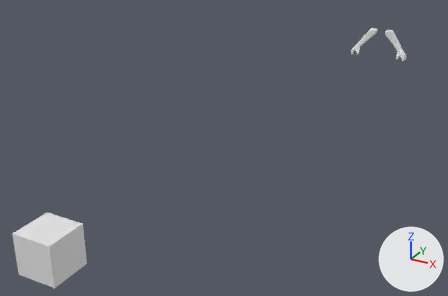
The FBX model Assets/Assets/Animations/AirshipRig.fbx: old version first, new version second.
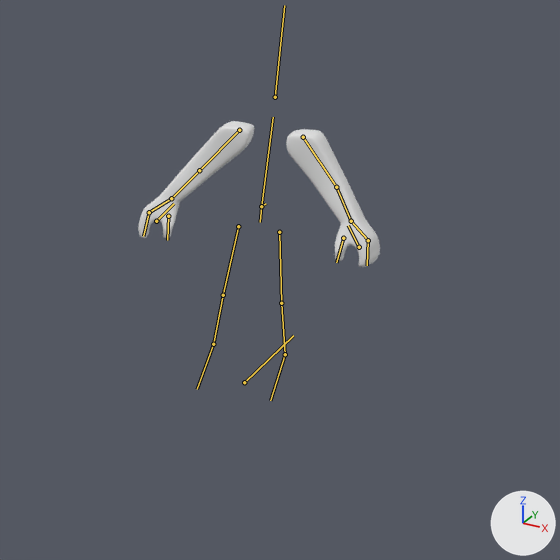
Old and new are each drawn whole from a 50 mm lens placed at (3.41, -13.19, 4.33), pointed at (-0.72, -5.68, 0.58) and again close up on the part from 71% to 100% of the width and 0% to 44% of the height. Lighting does not change. The marker at lower right points along +X, +Y and +Z. Both versions are drawn at frame 1 of the action 'VM_Idle'; the numbers are the values there. The bones that bend it are drawn over the model as lines in the close-ups.

In view in the first close-up: 'Arms_ViewModel'.
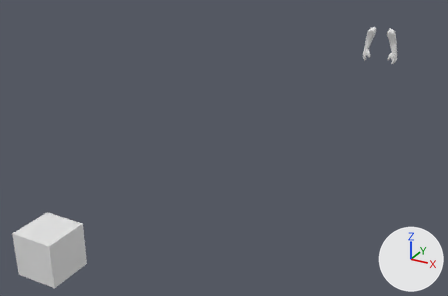
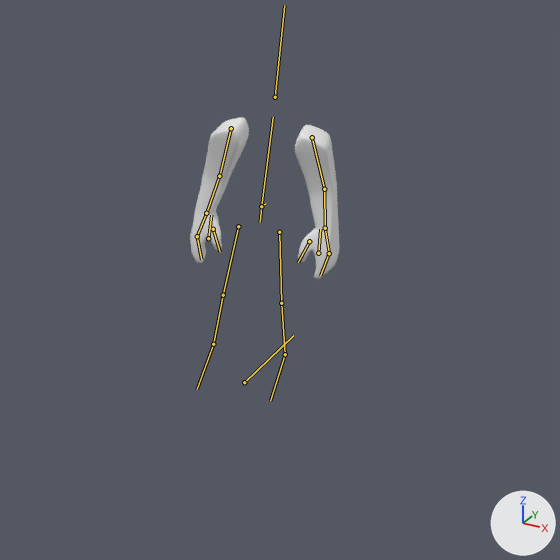
The change in detail:
Bone 'upper_arm.L' (bone_upper_arm_l) moves from (0.0, 0.0, 0.0) to (-0.036, 0.026, -0.001).
Bone 'upper_arm.L' (bone_upper_arm_l) turns from (0, 0, 0) to (-16, -4, -25) degrees about its own x, y and z.
Bone 'forearm.L' (bone_forearm_l) turns from (0, 0, 0) to (7, 5, -3) degrees about its own x, y and z.
Bone 'hand.L' (bone_hand_l) turns from (0, 0, 0) to (0, 5, -10) degrees about its own x, y and z.
Bone 'fingers.L' (bone_fingers_l) turns from (0, 0, 0) to (0, -3, 15) degrees about its own x, y and z.
Bone 'thumb.L' (bone_thumb_l) turns from (0, 0, 0) to (-19, 1, 6) degrees about its own x, y and z.
Bone 'upper_arm.R' (bone_upper_arm_r) moves from (0.0, 0.0, 0.0) to (0.036, 0.026, -0.001).
Bone 'upper_arm.R' (bone_upper_arm_r) turns from (0, 0, 0) to (-16, 4, 25) degrees about its own x, y and z.
Bone 'forearm.R' (bone_forearm_r) turns from (0, 0, 0) to (7, -5, 3) degrees about its own x, y and z.
Bone 'hand.R' (bone_hand_r) turns from (0, 0, 0) to (0, -5, 10) degrees about its own x, y and z.
Bone 'fingers.R' (bone_fingers_r) turns from (0, 0, 0) to (0, 3, -15) degrees about its own x, y and z.
Bone 'thumb.R' (bone_thumb_r) turns from (0, 0, 0) to (-19, -1, -6) degrees about its own x, y and z.

Location of each change, (x1, y1, x2, y2) in pixels of the close-ups (560 x 560 px):
'Arms_ViewModel', posed (38% narrower, 11% taller)
    before: (138, 121, 380, 267)
    after: (190, 117, 339, 279)
bone 'upper_arm.L', root to tip
    before: (303, 137) to (336, 187)
    after: (312, 137) to (324, 189)
bone 'forearm.L', root to tip
    before: (336, 187) to (351, 221)
    after: (324, 189) to (325, 228)
bone 'hand.L', root to tip
    before: (351, 221) to (367, 239)
    after: (325, 228) to (329, 252)
bone 'fingers.L', root to tip
    before: (368, 240) to (367, 265)
    after: (329, 253) to (320, 275)
bone 'thumb.L', root to tip
    before: (343, 238) to (336, 262)
    after: (309, 241) to (298, 262)
bone 'upper_arm.R', root to tip
    before: (239, 130) to (199, 170)
    after: (231, 128) to (219, 176)
bone 'forearm.R', root to tip
    before: (199, 170) to (171, 198)
    after: (219, 176) to (206, 213)
bone 'hand.R', root to tip
    before: (171, 198) to (150, 211)
    after: (206, 213) to (197, 235)
bone 'fingers.R', root to tip
    before: (149, 212) to (143, 236)
    after: (197, 236) to (201, 259)
bone 'thumb.R', root to tip
    before: (168, 216) to (167, 240)
    after: (213, 229) to (220, 252)
